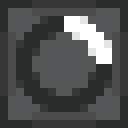
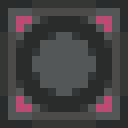
Before/after of a 128 x 128 layered artwork. What changed in the layer stack:
hid group "top.mask.l" (8 layers) over box(16, 16, 112, 112)
hid "top.mask.0" over box(64, 16, 112, 64)
added layer "data.markers" above "top.base" over box(16, 16, 112, 112)
